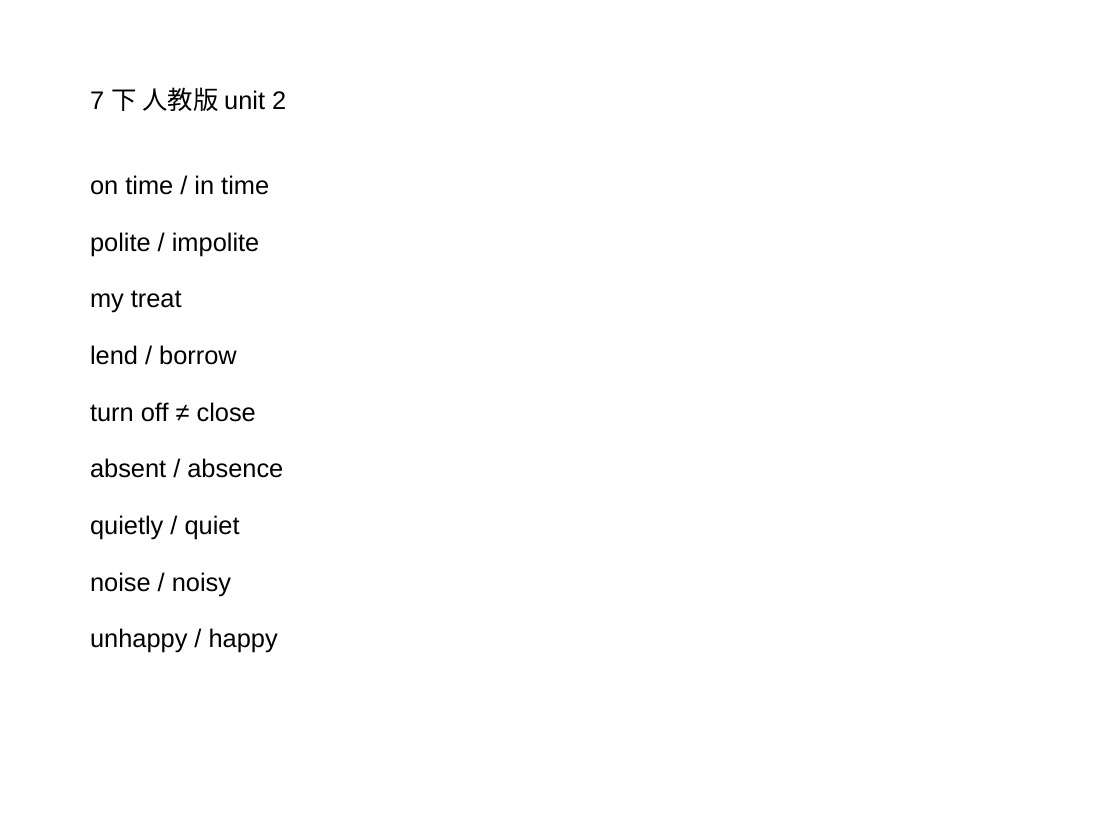
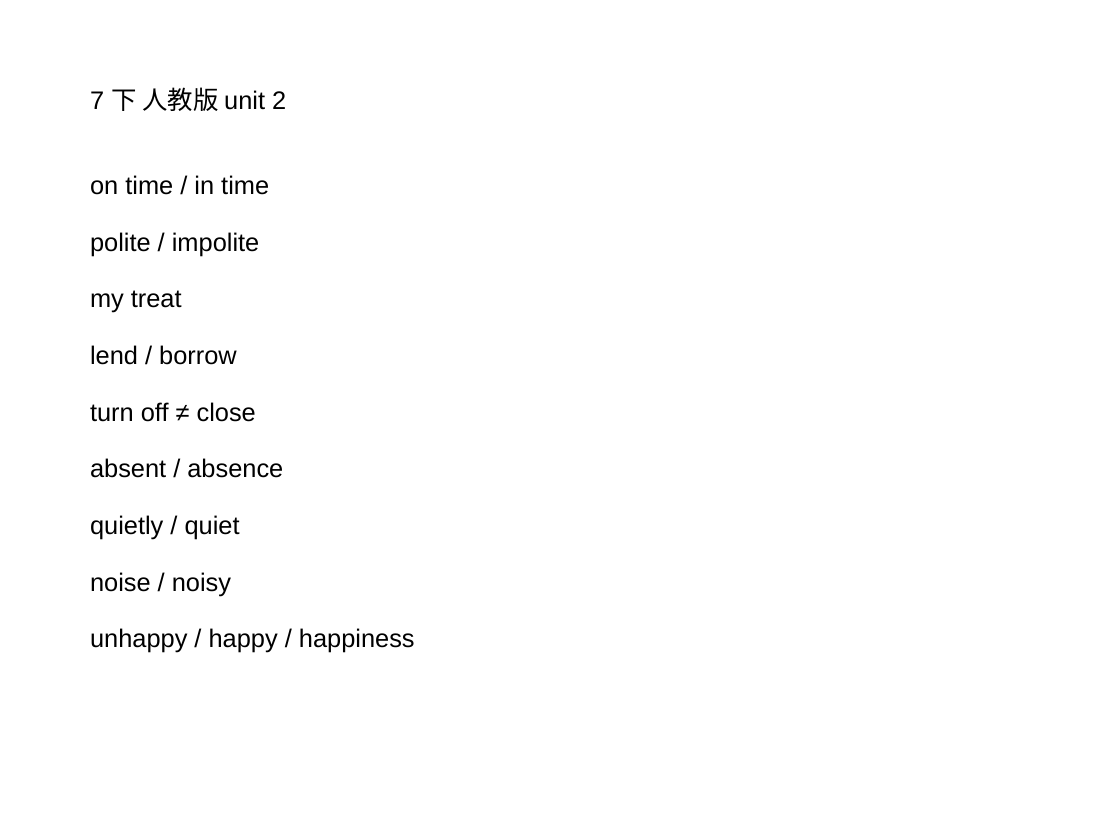
Before and after one commit to ericzhang/english-math, a slide deck: slide 1 of english/grade-7-下/7下英语人教版-unit-2-words.ppt. Drawn at 1120x840 pixels with LibreOffice and Linux fonts; fonts in the diff are those of the drawing. Boxes give left, top, right and bottom in pixels: in the first picture for what was removed or moved away, otherwise in the second. Text is boxed around its words. In the diff, an @@ line names an element or a change of style, - is before the commit and + after.

```diff
--- a/english/grade-7-下/7下英语人教版-unit-2-words.ppt
+++ b/english/grade-7-下/7下英语人教版-unit-2-words.ppt
@@ text at (x1=90, y1=628, x2=415, y2=653): text changed @@
-unhappy / happy
+unhappy / happy / happiness
```
Also in this commit, not shown: 1 other slide changed, 48 other files.
